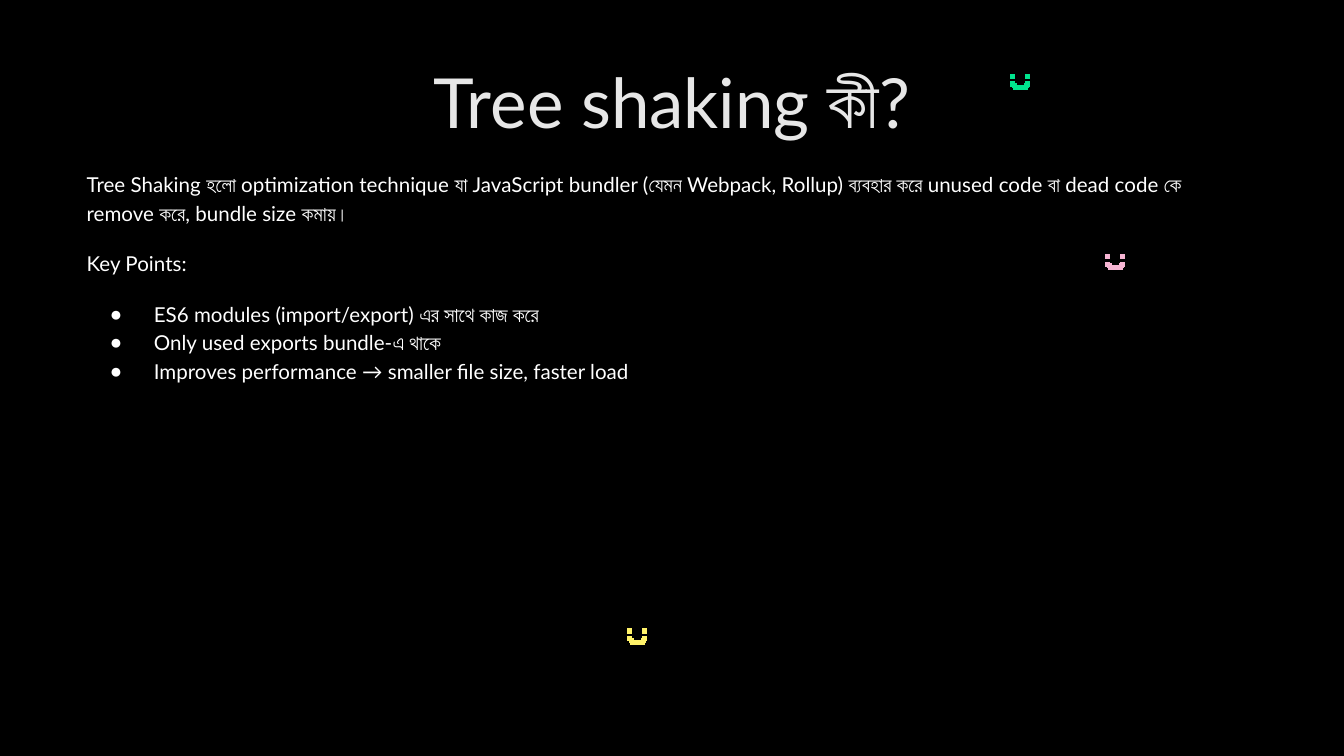
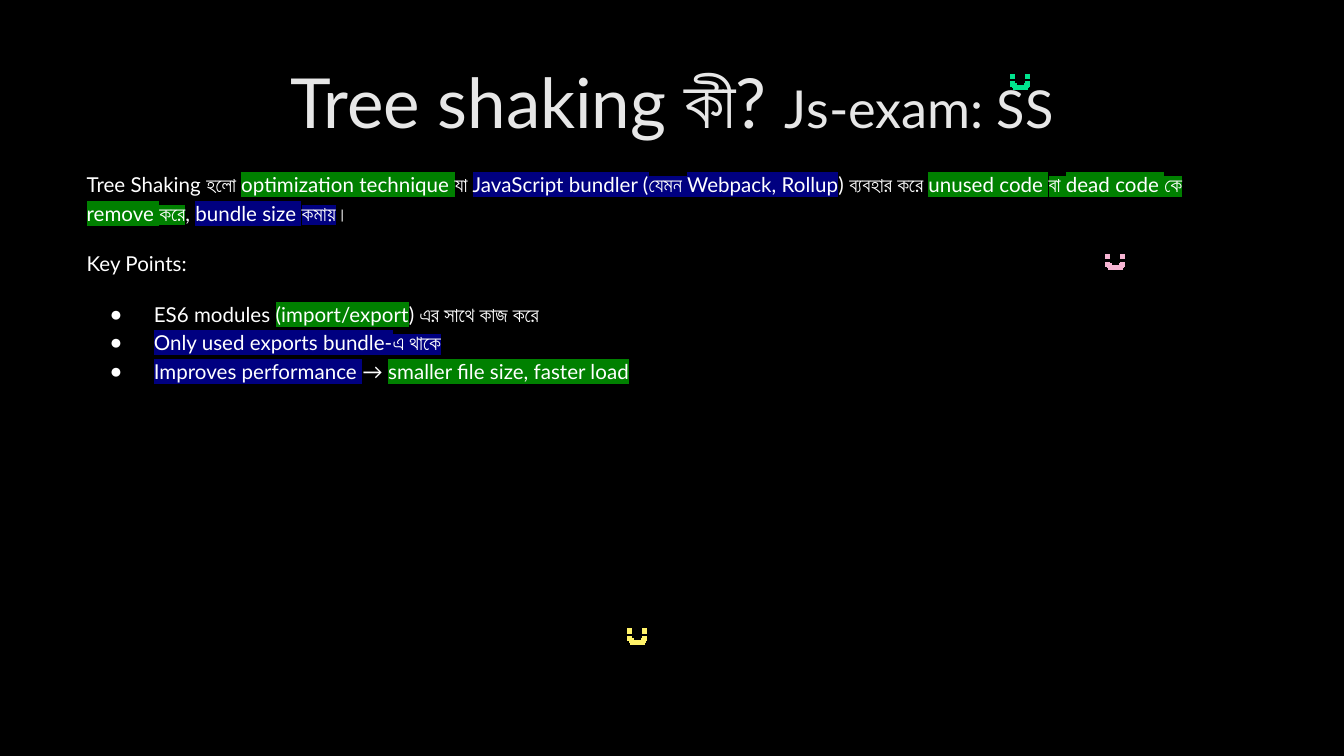
Before and after one commit to nabila-nuzhat/class-js, a slide deck: slide 66 of Interview Question JavaScript_HIGHLIGHTED.pptx. Drawn at 1344x756 pixels with LibreOffice and Linux fonts; fonts in the diff are those of the drawing. Boxes give left, top, right and bottom in pixels: in the first picture for what was removed or moved away, otherwise in the second. Text is boxed around its words. In the diff, an @@ line names an element or a change of style, - is before the commit and + after.

```diff
--- a/Interview Question JavaScript_HIGHLIGHTED.pptx
+++ b/Interview Question JavaScript_HIGHLIGHTED.pptx
@@ title at (290,74,1054,141): text changed @@
-Tree shaking কী?
+Tree shaking কী? Js-exam: SS
@@ text at (87,175,1182,383): highlight none to #008000 in "optimization technique unused code বা dead code ...", "(import/export)", "smaller file size, faster load"; highlight none to #000080 in "JavaScript bundler (যেমন Webpack, Rollup) bundle size ...", "Only used exports bundle-এ থাকে", "Improves performance" @@
```
Also in this commit, not shown: 18 other slides changed, 1 slide removed.
